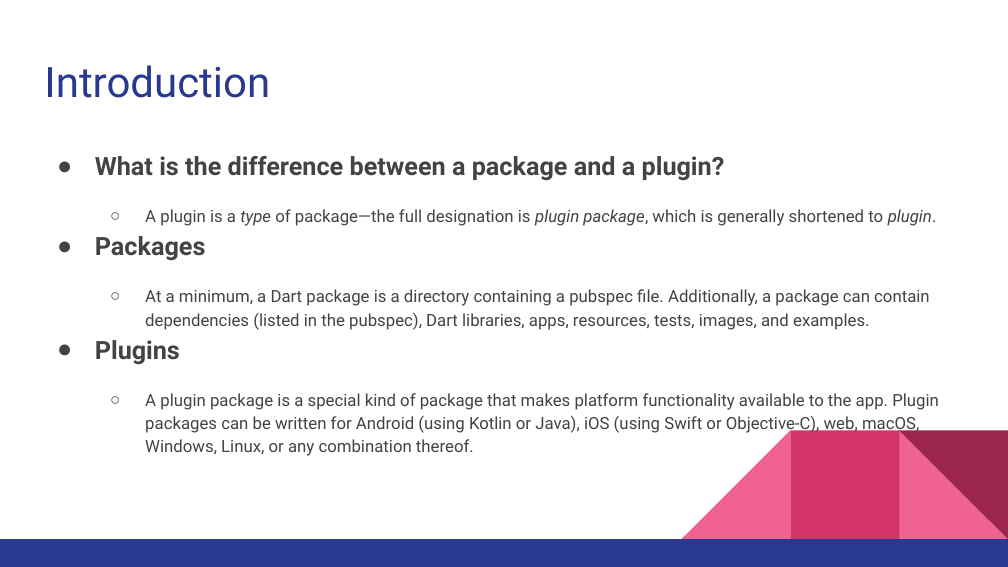
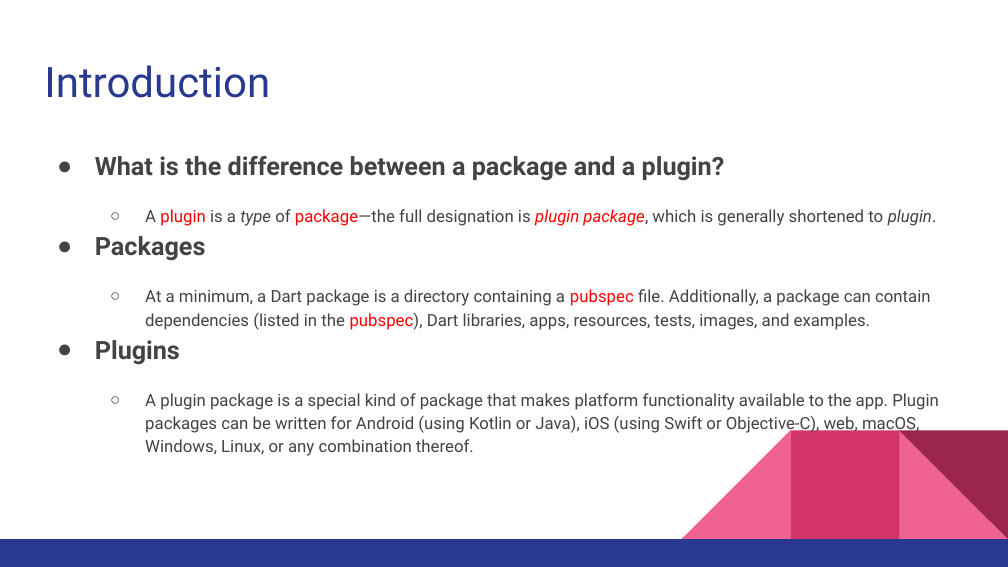
Before and after one commit to walkman617/Flutter2, a slide deck: slide 2 of Lecture/C06 Packages_Plugins.pptx. Drawn at 1008x567 pixels with LibreOffice and Linux fonts; fonts in the diff are those of the drawing. Boxes give left, top, right and bottom in pixels: in the first picture for what was removed or moved away, otherwise in the second. Text is boxed around its words. In the diff, an @@ line names an element or a change of style, - is before the commit and + after.

```diff
--- a/Lecture/C06 Packages_Plugins.pptx
+++ b/Lecture/C06 Packages_Plugins.pptx
@@ text at bbox=[145, 209, 937, 330]: text colour #434343 to #FF0000 in "plugin package—the plugin package,", "pubspec pubspec)," @@
```
Also in this commit, not shown: 5 other slides changed, 4 slides added, 4 slides removed.
